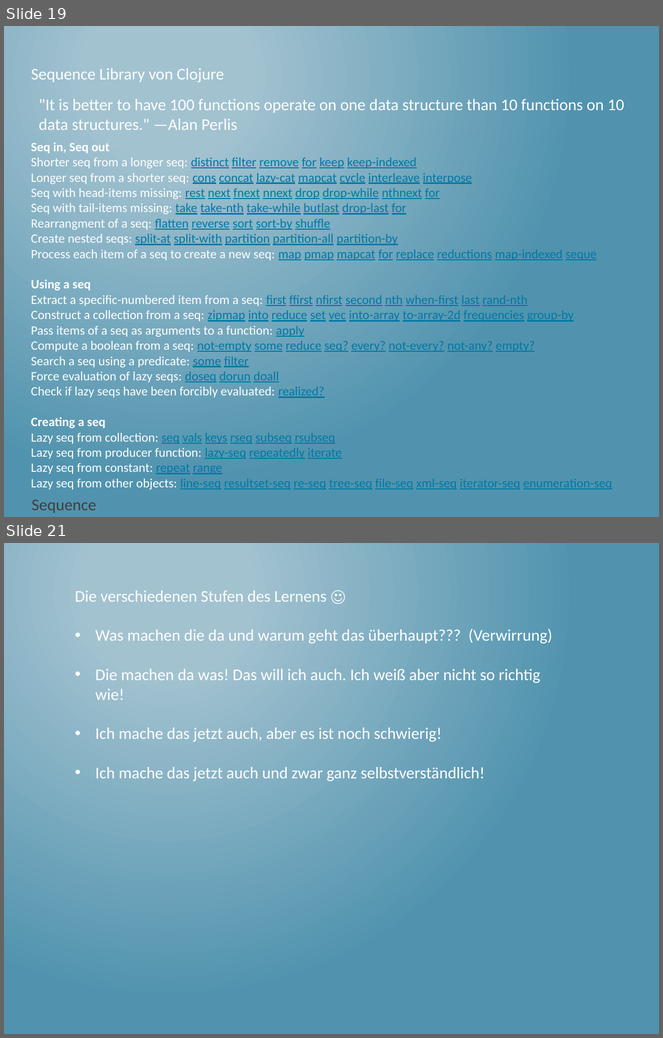
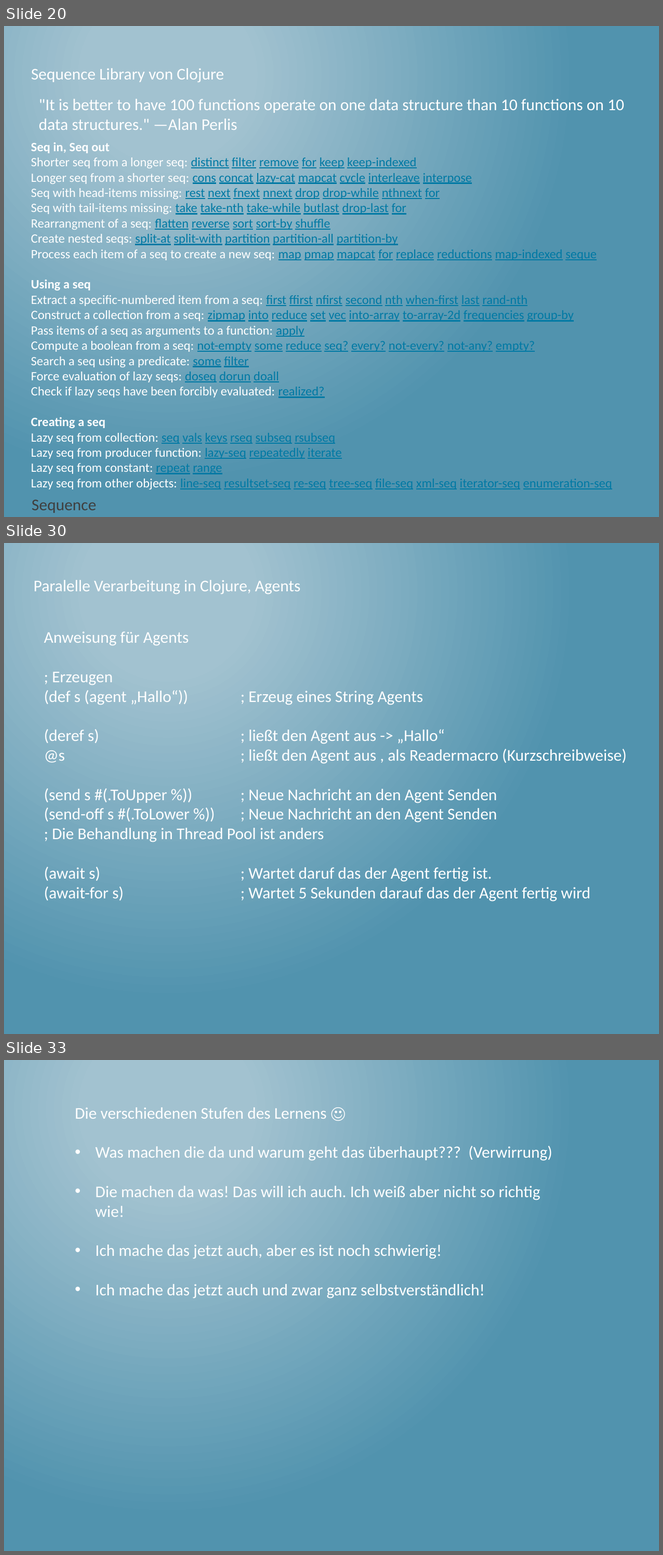
Before and after one commit to thomasschulte/ClojureUsergroupDemo, a slide deck: Clojure Vortrag .NET User Group.pptx. Shown one above the other, each under a label of ours: slides 19 and 21 before the commit, slides 20, 30 and 33 after it; the slides between them are not shown. The pictures are 663x1038 and 663x1555 pixels, drawn with LibreOffice and Linux fonts; fonts in the diff are those of the drawing. Boxes give left, top, right and bottom in pixels: in the first picture for what was removed or moved away, otherwise in the second. Text is boxed around its words. In the diff, an @@ line names an element or a change of style, - is before the commit and + after.

```diff
--- a/Clojure Vortrag .NET User Group.pptx
+++ b/Clojure Vortrag .NET User Group.pptx
@@ slide 30 added at [4, 543, 659, 1034], background gradient #A3C3D1 to #5194AF @@
@@ text added at [34, 580, 301, 594], 18 pt, text #FFFFFF @@
+Paralelle Verarbeitung in Clojure, Agents
@@ text added at [44, 631, 627, 902], 18 pt, text #FFFFFF @@
+Anweisung für Agents
+; Erzeugen
+(def s (agent „Hallo“)) ; Erzeug eines String Agents
+(deref s) ; ließt den Agent aus -> „Hallo“
+@s ; ließt den Agent aus , als Readermacro (Kurzschreibweise)
+(send s #(.ToUpper %)) ; Neue Nachricht an den Agent Senden
+(send-off s #(.ToLower %)) ; Neue Nachricht an den Agent Senden
+; Die Behandlung in Thread Pool ist anders
+(await s) ; Wartet daruf das der Agent fertig ist.
+(await-for s) ; Wartet 5 Sekunden darauf das der Agent fertig wird
@@ what was slide 19 is now slide 20 @@
@@ what was slide 21 is now slide 33 @@
```
Also in this commit, not shown: 12 other slides added, 1 slide removed, 1 other file.
